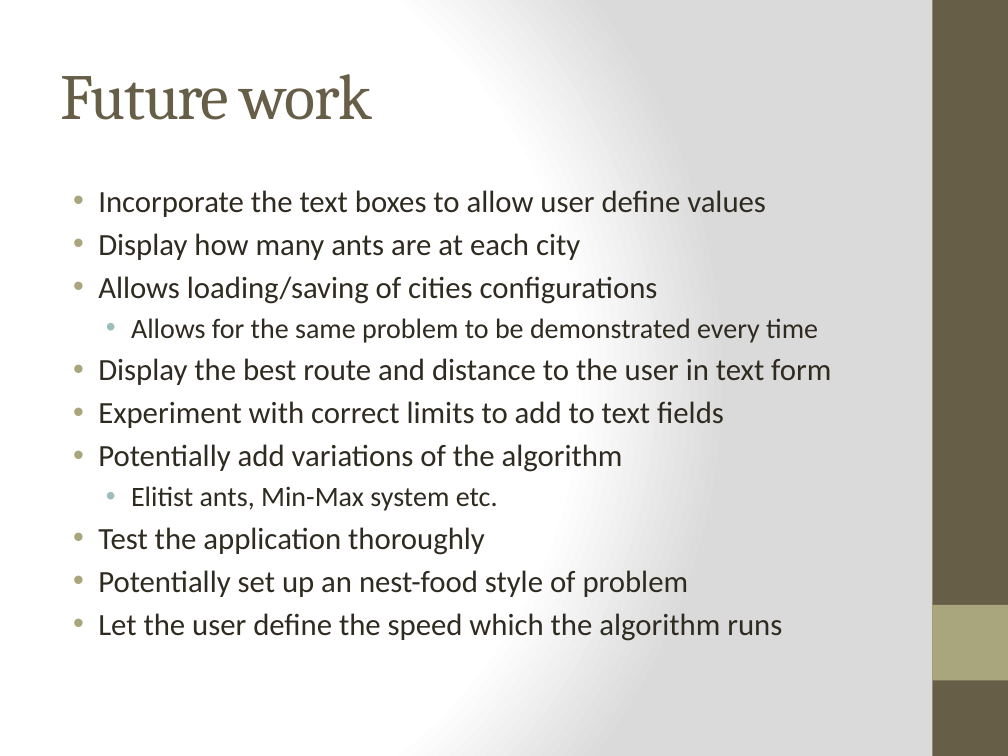
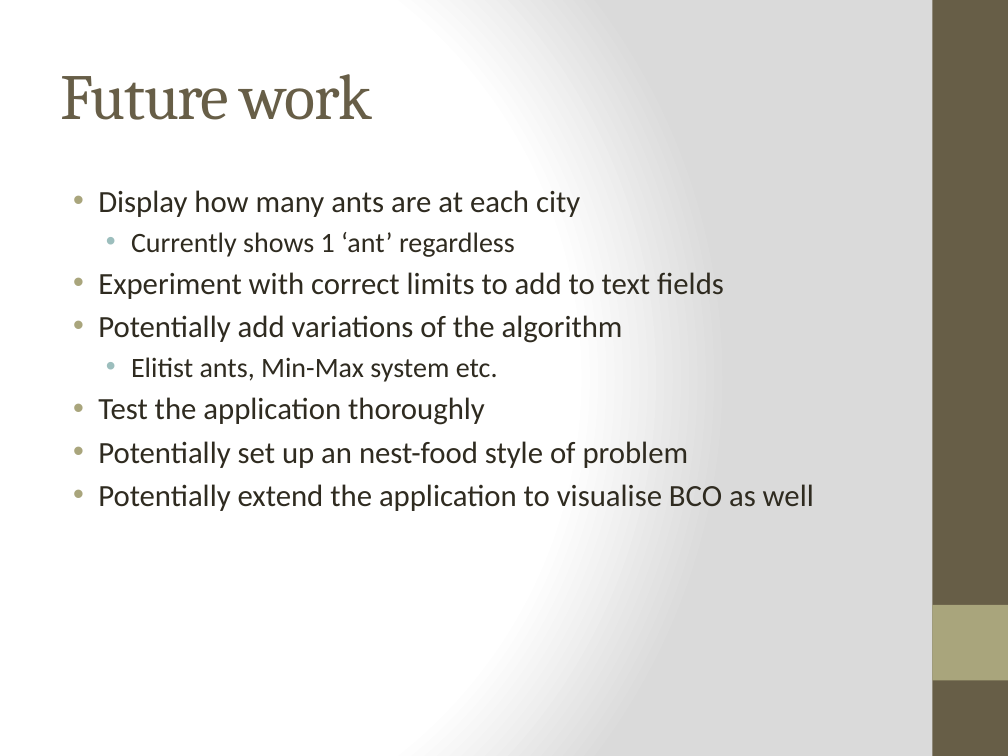
Before and after one commit to cedw93/ACO-DISS-TSP, a slide deck: slide 10 of mid term demo/ACO-mid-term-presentation.pptx. Drawn at 1008x756 pixels with LibreOffice and Linux fonts; fonts in the diff are those of the drawing. Boxes give left, top, right and bottom in pixels: in the first picture for what was removed or moved away, otherwise in the second. Text is boxed around its words. In the diff, an @@ line names an element or a change of style, - is before the commit and + after.

```diff
--- a/mid term demo/ACO-mid-term-presentation.pptx
+++ b/mid term demo/ACO-mid-term-presentation.pptx
@@ text at (98, 190, 766, 217): paragraph removed @@
-• Incorporate the text boxes to allow user define values
@@ text at (131, 232, 515, 257): text changed; size 22 to 20 pt @@
-• Allows loading/saving of cities configurations
-  • Allows for the same problem to be demonstrated every time
-• Display the best route and distance to the user in text form
+  • Currently shows 1 ‘ant’ regardless
@@ text at (98, 484, 814, 511): text changed @@
-• Let the user define the speed which the algorithm runs
+• Potentially extend the application to visualise BCO as well
```
Also in this commit, not shown: 7 other slides changed, 1 slide removed, 1 other file.
